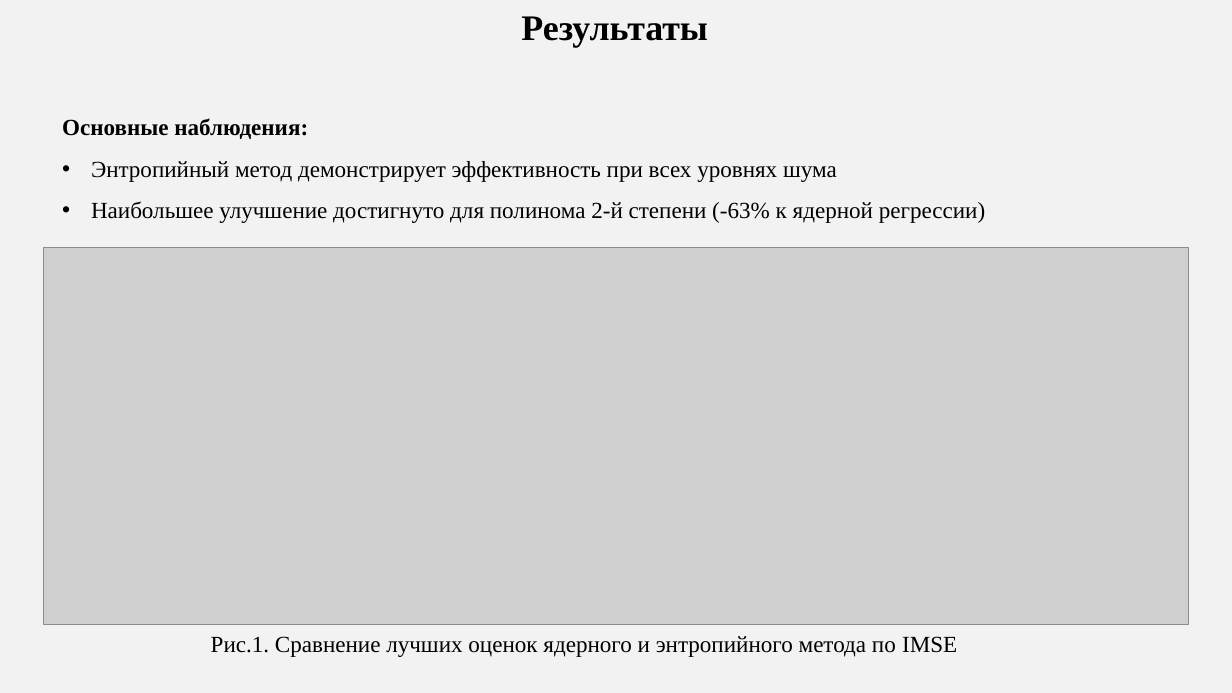
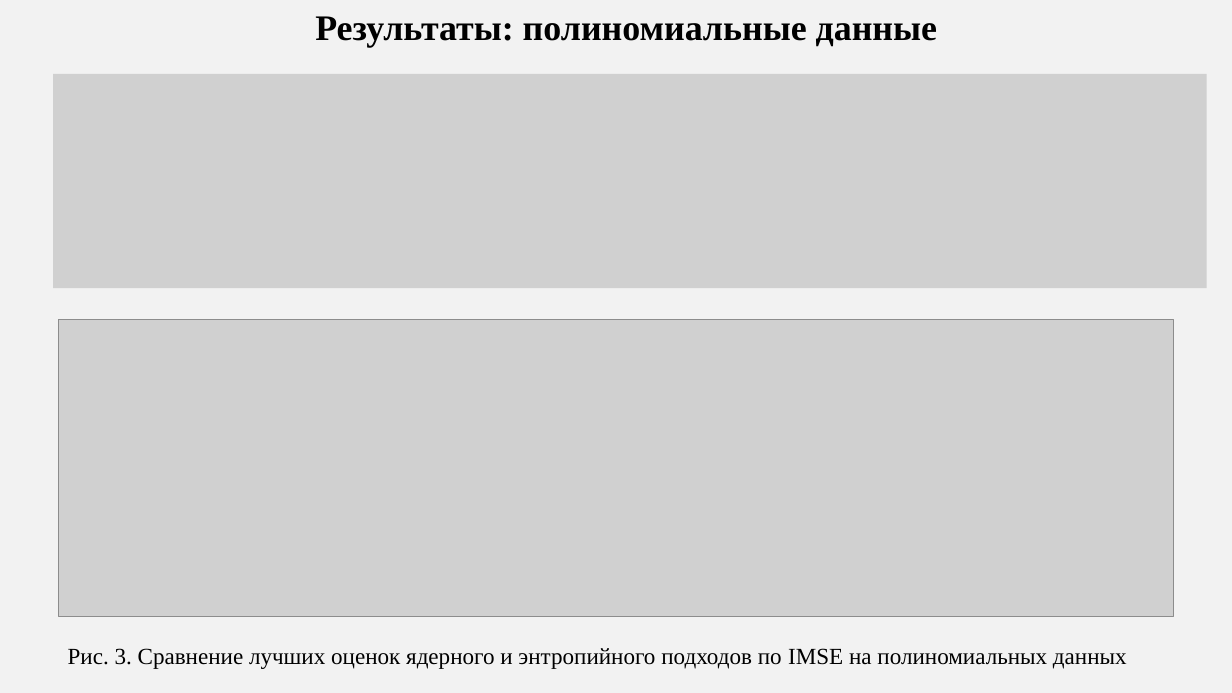
Before and after one commit to AnfimovAleksandr/mag_diploma, a slide deck: slide 12 of Тезис_для_конференции/Anfimov_tezis.pptx (slide 7 before the commit). Drawn at 1232x693 pixels with LibreOffice and Linux fonts; fonts in the diff are those of the drawing; grey boxes stand for pictures. Boxes give left, top, right and bottom in pixels: in the first picture for what was removed or moved away, otherwise in the second. Text is boxed around its words. In the diff, an @@ line names an element or a change of style, - is before the commit and + after.

```diff
--- a/Тезис_для_конференции/Anfimov_tezis.pptx
+++ b/Тезис_для_конференции/Anfimov_tezis.pptx
@@ text at (x1=315, y1=16, x2=937, y2=47): text changed @@
-Результаты
+Результаты: полиномиальные данные
@@ picture added at (x1=53, y1=74, x2=1207, y2=288) @@
@@ text removed at (x1=62, y1=118, x2=985, y2=223) @@
-Основные наблюдения:
-• Энтропийный метод демонстрирует эффективность при всех уровнях шума
-• Наибольшее улучшение достигнуто для полинома 2-й степени (-63% к ядерной регрессии)
@@ picture resized from (x1=43, y1=247, x2=1189, y2=624) to (x1=58, y1=320, x2=1174, y2=616) @@
@@ text at (x1=68, y1=648, x2=1127, y2=669): text changed @@
-Рис.1. Сравнение лучших оценок ядерного и энтропийного метода по IMSE
+Рис. 3. Сравнение лучших оценок ядерного и энтропийного подходов по IMSE на полиномиальных данных
```
Also in this commit, not shown: 4 other slides changed, 11 slides added, 1 slide removed, 11 other files.
